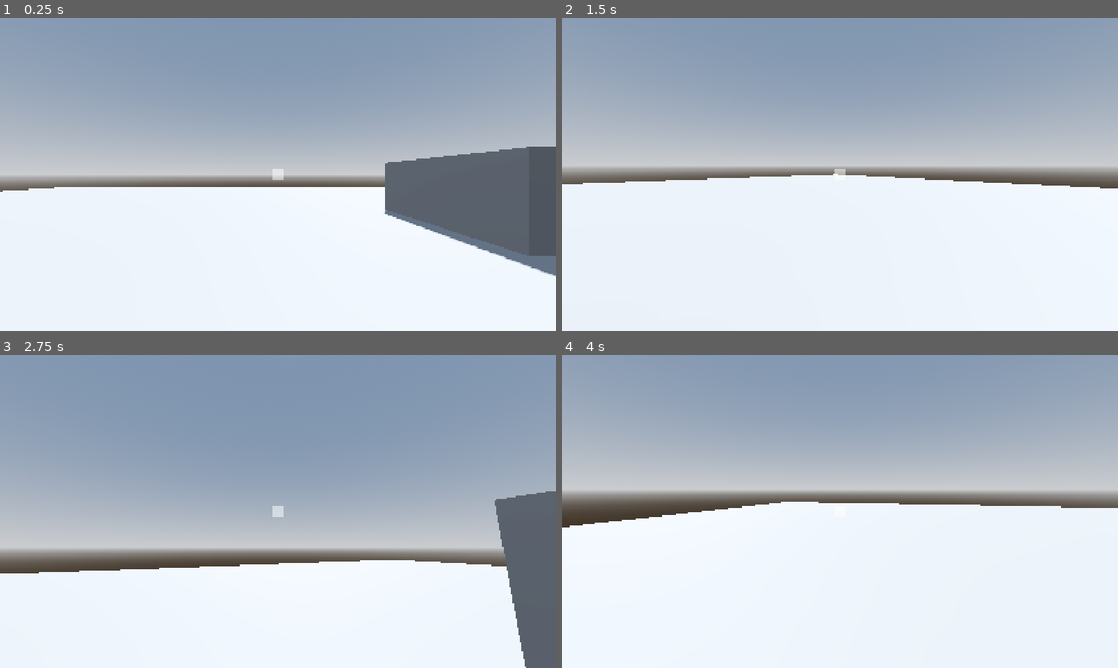
Above: before the commit, frames 1-4 (two rows, left to right).
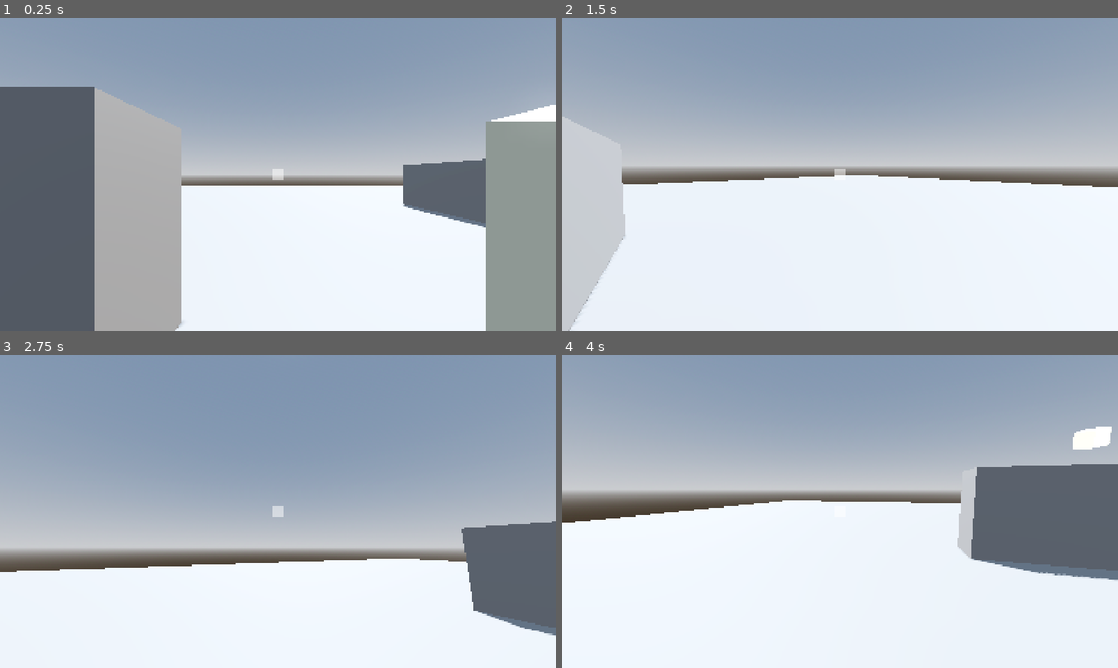
Above: after the commit, the same moments.

Repository: PixelSaver/PlacePixels
Game: Godot game, scene res://scriptsnscenes/main.tscn
Two runs of this game, one before a commit and one after it. Both use one fixed random seed, a clock stepped at 60 frames per second and the inputs below.
Inputs (mouse positions are in pixels of both pictures, inside the frame that each line leads up to):
- Up to frame 1 (0.25 s): no input
- Up to frame 2 (1.5 s): tap Enter at 0.5 s; move the mouse to (867, 174) at 0.52 s; hold W (up) from 0.53 s (still down); tap Space (jump) at 0.77 s; move the mouse to (812, 174) at 1.27 s
- Up to frame 3 (2.75 s): keep holding W (up); tap Space (jump) at 1.52 s; move the mouse to (289, 505) at 2.02 s
- Up to frame 4 (4 s): keep holding W (up); move the mouse to (834, 517) at 2.77 s; tap Space (jump) at 3.02, 3.77 s; move the mouse to (878, 514) at 3.52 s

The runs differ from the first frame. In frame 1, 33% of the frame differs, in the area x 0-100%, y 22-100%; in frame 2, 4.8%; in frame 3, 4.3%; in frame 4, 10%.
Error before the commit: Invalid call. Nonexistent function 'get_vertex_count' in base 'SurfaceTool'. (res://scriptsnscenes/blocks/chunk.gd:132)

Commit message:
I CAN SEE THE MESH AND COLLIDE WITH IT AHAHAHAH back faces are rendered though.

Diff:
--- a/scriptsnscenes/blocks/block_registry.gd
+++ b/scriptsnscenes/blocks/block_registry.gd
@@ -1,5 +1,6 @@
 extends Node
 
+signal blocks_loaded
 ## Stores blocks by name: "stone" -> Block resource; dynamically loaded
 var blocks_by_name: Dictionary = {}
 ## Stores blocks by ID: 0 -> Block resource; dynamically loaded
@@ -21,6 +22,7 @@
 		dir.list_dir_end()
 
 	print("Loaded %d blocks" % blocks_by_name.size())
+	blocks_loaded.emit()
 
 func register_block(block: Block):
 	if block.id in blocks_by_id:
--- a/scriptsnscenes/blocks/chunk.gd
+++ b/scriptsnscenes/blocks/chunk.gd
@@ -7,7 +7,7 @@
 var blocks : Array = []
 var chunk_position : Vector3i = Vector3i.ZERO
 
-@onready var default_block = BlockRegistry.get_block("air")
+var default_block : Block
 
 # Face vertices for cube (send help)
 const VERTICES = {
@@ -42,8 +42,10 @@
 const UVS = [
 	Vector2(0, 1), Vector2(0, 0), Vector2(1, 0), Vector2(1, 1)
 ]
+var vertex_count := 0
 
 func _init(pos: Vector3i = Vector3i.ZERO):
+	default_block = BlockRegistry.get_block("air")
 	chunk_position = pos
 	_initialize_blocks()
 
@@ -76,50 +78,47 @@
 func is_block_transparent(block_id: int) -> bool:
 	return BlockRegistry.get_block_by_id(block_id).is_transparent
 
+## Generate mesh for this chunk with face culling
 func build_mesh():
-	"""Generate mesh for this chunk with face culling"""
 	var surface_tool = SurfaceTool.new()
 	surface_tool.begin(Mesh.PRIMITIVE_TRIANGLES)
+	var mat = StandardMaterial3D.new()
+	mat.vertex_color_use_as_albedo = true
+	surface_tool.set_material(mat)
+	vertex_count = 0
 
 	for x in range(CHUNK_SIZE):
 		for y in range(CHUNK_HEIGHT):
 			for z in range(CHUNK_SIZE):
+				assert(default_block != null, "default_block is null!")
 				var block = blocks[x][y][z]
-
-				# Skip air blocks
 				if block.id == default_block.id:
 					continue
+				print("Solid block at:", x,y,z, " transparent?", block.is_transparent)
 
 				var block_pos = Vector3(x, y, z)
 
 				# Check each face and add if exposed
-				if is_face_visible(x, y + 1, z):
-					_add_face(surface_tool, block_pos, "top", block.id)
-				if is_face_visible(x, y - 1, z):
-					_add_face(surface_tool, block_pos, "bottom", block.id)
-				if is_face_visible(x - 1, y, z):
-					_add_face(surface_tool, block_pos, "left", block.id)
-				if is_face_visible(x + 1, y, z):
-					_add_face(surface_tool, block_pos, "right", block.id)
-				if is_face_visible(x, y, z + 1):
-					_add_face(surface_tool, block_pos, "front", block.id)
-				if is_face_visible(x, y, z - 1):
-					_add_face(surface_tool, block_pos, "back", block.id)
+				if is_face_visible(x, y + 1, z): _add_face(surface_tool, block_pos, "top", block.id)
+				if is_face_visible(x, y - 1, z): _add_face(surface_tool, block_pos, "bottom", block.id)
+				if is_face_visible(x - 1, y, z): _add_face(surface_tool, block_pos, "left", block.id)
+				if is_face_visible(x + 1, y, z): _add_face(surface_tool, block_pos, "right", block.id)
+				if is_face_visible(x, y, z + 1): _add_face(surface_tool, block_pos, "front", block.id)
+				if is_face_visible(x, y, z - 1): _add_face(surface_tool, block_pos, "back", block.id)
 
-	surface_tool.generate_normals()
 	mesh = surface_tool.commit()
-
 	create_trimesh_collision()
 
 ## Check if a face should be rendered (adjacent block is transparent)
 func is_face_visible(x: int, y: int, z: int) -> bool:
 	var adjacent_block = get_block(x, y, z)
-	return is_block_transparent(adjacent_block.id)
+	return is_block_transparent(adjacent_block.id) if adjacent_block else null
 
+## Add a single face to the mesh
 func _add_face(surface_tool: SurfaceTool, pos: Vector3, face: String, block_type: int):
-	"""Add a single face to the mesh"""
 	var verts = VERTICES[face]
 	var normal = NORMALS[face]
+	var offset = vertex_count
 
 	# Add vertices in correct order for triangle strip
 	for i in range(4):
@@ -128,8 +127,9 @@
 		surface_tool.set_color(_get_block_color(block_type, face))
 		surface_tool.add_vertex(pos + verts[i])
 
+	vertex_count += 4
+
 	# Two triangles per face
-	var offset = surface_tool.get_vertex_count() - 4
 	surface_tool.add_index(offset + 0)
 	surface_tool.add_index(offset + 1)
 	surface_tool.add_index(offset + 2)
@@ -138,7 +138,7 @@
 	surface_tool.add_index(offset + 2)
 	surface_tool.add_index(offset + 3)
 
-func _get_block_color(block_id:int, face:String):
+func _get_block_color(_block_id:int, _face:String):
 	#TODO Fix and actually read color?
 	return Color.BEIGE
 
--- a/scriptsnscenes/main.tscn
+++ b/scriptsnscenes/main.tscn
@@ -46,7 +46,7 @@
 shadow_enabled = true
 
 [node name="Player" parent="." instance=ExtResource("1_o5qli")]
-transform = Transform3D(1, 0, 0, 0, 1, 0, 0, 0, 1, 0, 0.081774235, 0)
+transform = Transform3D(1, 0, 0, 0, 1, 0, 0, 0, 1, -1.873558, 0.081774235, 1.8397182)
 
 [node name="HoldderFloor" type="StaticBody3D" parent="."]
 
--- a/scriptsnscenes/player/player.tscn
+++ b/scriptsnscenes/player/player.tscn
@@ -4,9 +4,11 @@
 
 [sub_resource type="CapsuleMesh" id="CapsuleMesh_g2els"]
 
-[sub_resource type="CapsuleShape3D" id="CapsuleShape3D_qhqgy"]
+[sub_resource type="BoxShape3D" id="BoxShape3D_rd6mq"]
+size = Vector3(1, 2, 1)
 
 [node name="Player" type="CharacterBody3D"]
+safe_margin = 0.05
 script = ExtResource("1_3vyb7")
 
 [node name="Head" type="Node3D" parent="."]
@@ -20,4 +22,4 @@
 
 [node name="CollisionShape3D" type="CollisionShape3D" parent="."]
 transform = Transform3D(1, 0, 0, 0, 1, 0, 0, 0, 1, 0, 1, 0)
-shape = SubResource("CapsuleShape3D_qhqgy")
+shape = SubResource("BoxShape3D_rd6mq")
--- a/scriptsnscenes/worldgen/world_gen.gd
+++ b/scriptsnscenes/worldgen/world_gen.gd
@@ -4,12 +4,11 @@
 var chunk: Chunk
 
 func _ready():
-	await get_tree().process_frame
+	await BlockRegistry.blocks_loaded
 	chunk = Chunk.new(Vector3i.ZERO)
 	add_child(chunk)
 
 	_generate_flat_world()
-
 	chunk.build_mesh()
 
 
@@ -17,12 +16,12 @@
 	# Fill bottom 32 blocks with stone (id = 1), rest air (0)
 	for x in range(Chunk.CHUNK_SIZE):
 		for z in range(Chunk.CHUNK_SIZE):
-			for y in range(32): # Ground height
+			for y in range(2): # Ground height
 				chunk.set_block(x, y, z, 1)
 
 	# Add some random blocks so you can see culling
 	for i in range(50):
 		var rx = randi() % Chunk.CHUNK_SIZE
-		var ry = 32 + randi() % 6
+		var ry = 2 + randi() % 6
 		var rz = randi() % Chunk.CHUNK_SIZE
 		chunk.set_block(rx, ry, rz, 1)
